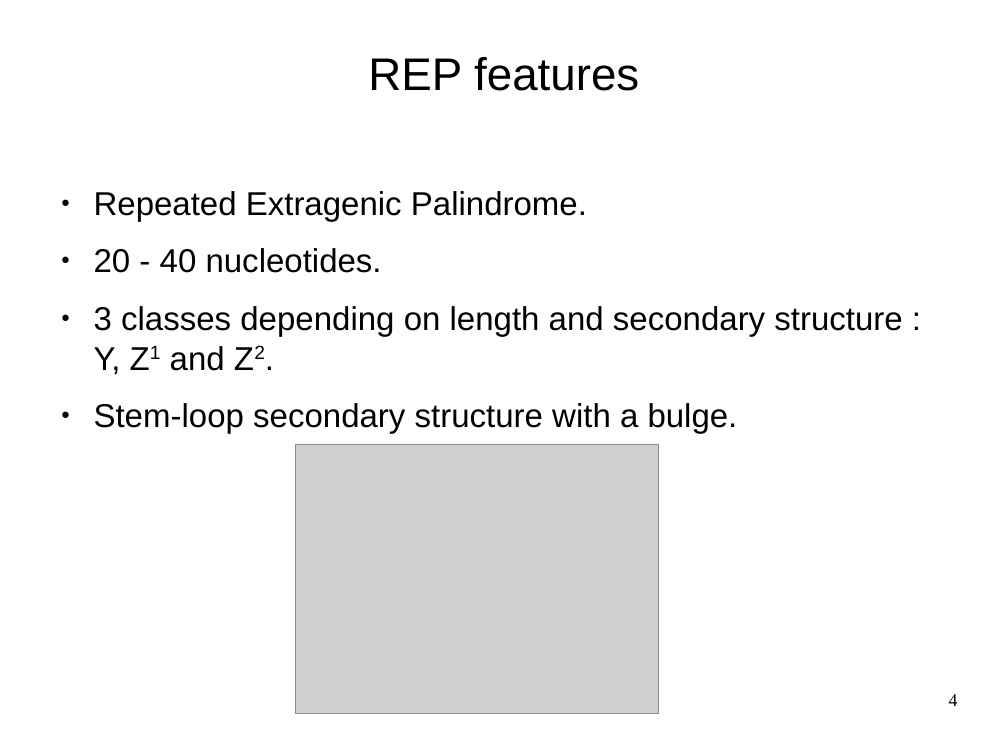
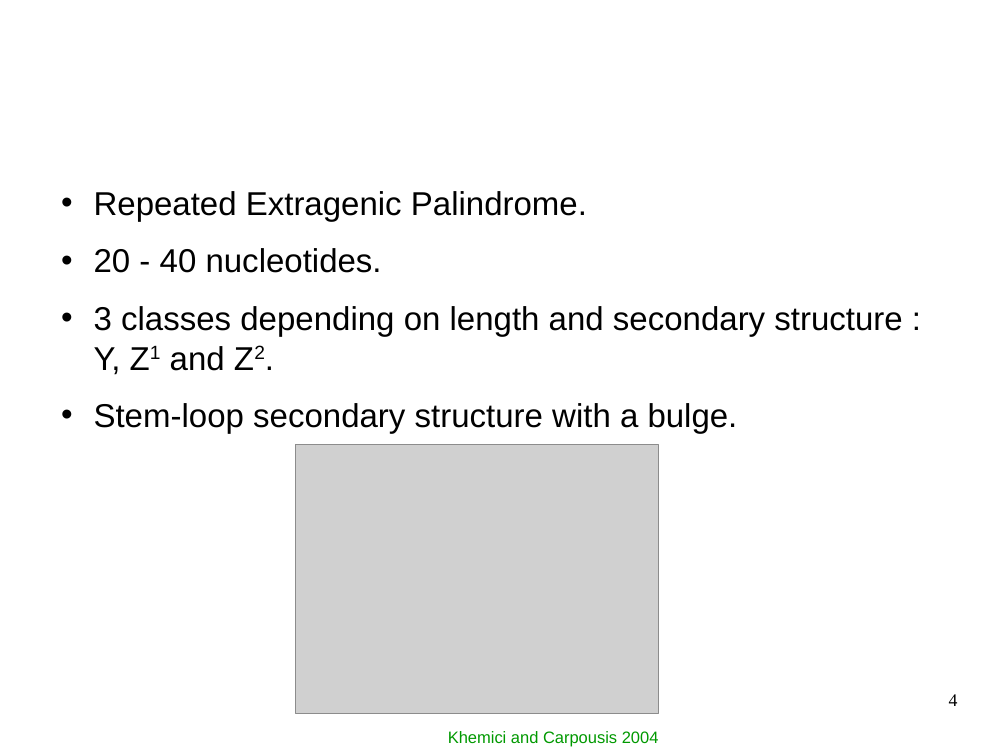
Before and after one commit to mesmeraf/stage_M2, a slide deck: slide 4 of presentations/presentation_labo_03-19.odp. Drawn at 1008x756 pixels with LibreOffice and Linux fonts; fonts in the diff are those of the drawing; grey boxes stand for pictures; background and template pictures are left out. Boxes give left, top, right and bottom in pixels: in the first picture for what was removed or moved away, otherwise in the second. Text is boxed around its words. In the diff, an @@ line names an element or a change of style, - is before the commit and + after.

```diff
--- a/presentations/presentation_labo_03-19.odp
+++ b/presentations/presentation_labo_03-19.odp
@@ title "REP features" at <box>50,28,958,114</box>: text colour #000000 to #FFFFFF @@
@@ text "Repeated Extragenic Palindrome." at <box>94,191,902,434</box>: bullet ● to • @@
@@ text added at <box>448,731,659,746</box>, 13 pt, text #009900 @@
+Khemici and Carpousis 2004
```
Also in this commit, not shown: 47 other slides changed, 2 other files.
